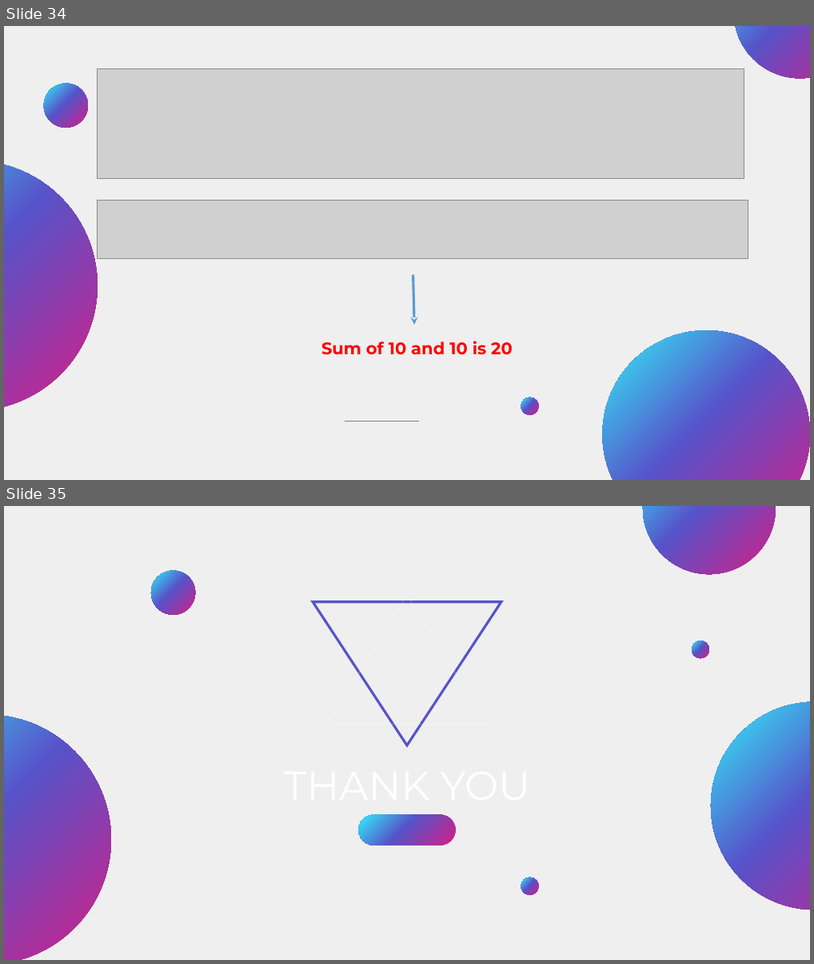
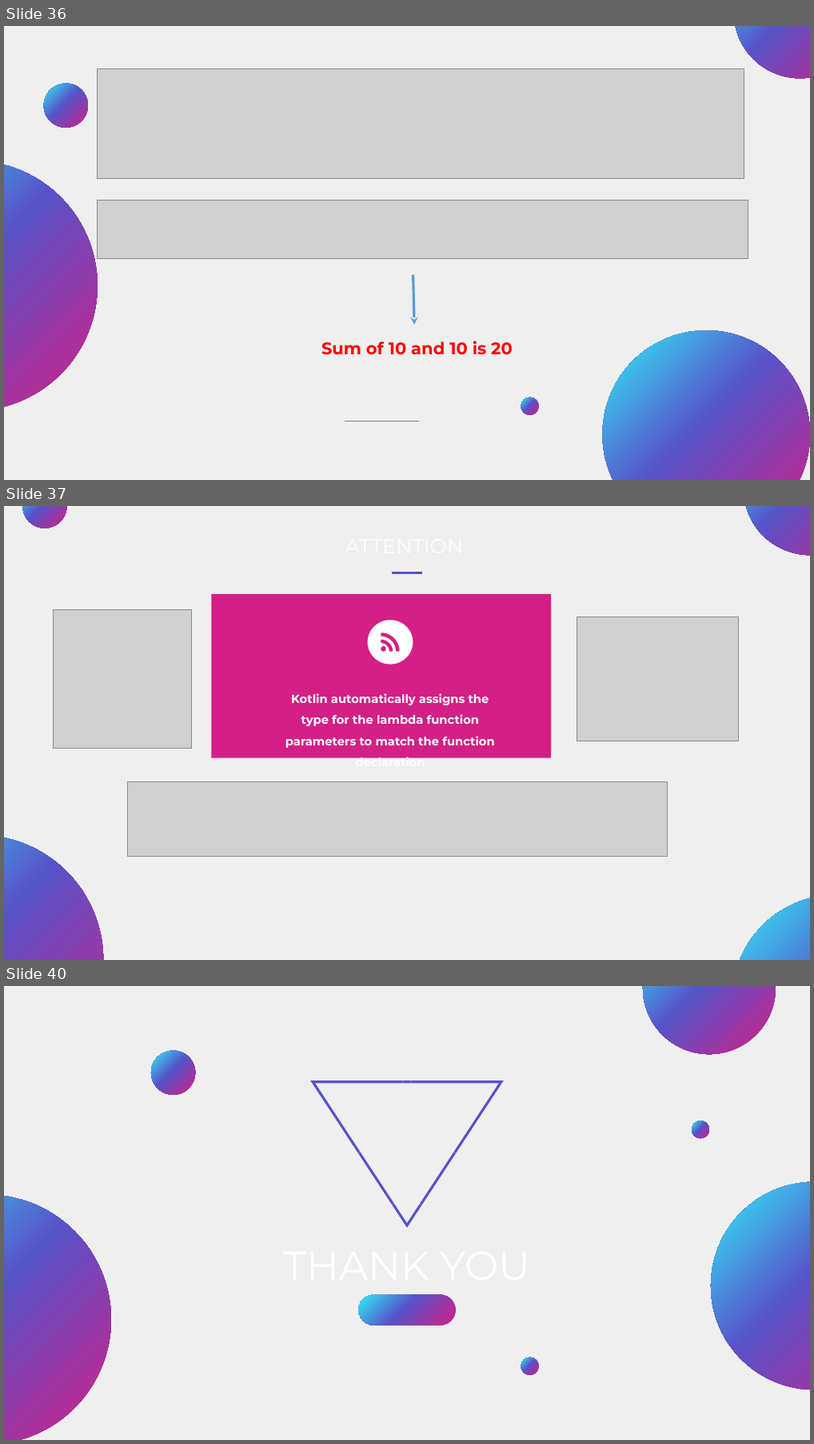
Before and after one commit to kehaimat/PresentKotlin, a slide deck: Slide.pptx. Shown one above the other, each under a label of ours: slides 34 and 35 before the commit, slides 36, 37 and 40 after it; the slides between them are not shown. The pictures are 814x964 and 814x1444 pixels, drawn with LibreOffice and Linux fonts; fonts in the diff are those of the drawing; grey boxes stand for pictures; background and template pictures are left out; a plain dark background stands for a picture behind light text. Boxes give left, top, right and bottom in pixels: in the first picture for what was removed or moved away, otherwise in the second. Text is boxed around its words. In the diff, an @@ line names an element or a change of style, - is before the commit and + after.

Commit message:
Chinh lai slide ve lambda

```diff
--- a/Slide.pptx
+++ b/Slide.pptx
@@ slide 37 added at [4, 506, 810, 960], background picture (left out); not listed: 1 template element that a slide beside it also shows @@
@@ ellipse added at [22, 506, 67, 528], fill gradient #31F0FA to #5753C9 to #D41F86 @@
@@ ellipse added at [745, 506, 810, 555], fill gradient #31F0FA to #5753C9 to #D41F86 @@
@@ text added at [281, 530, 534, 560], 24 pt, text #FFFFFF @@
+ATTENTION
@@ line added from (392, 572) to (422, 572), #5753C9 2.25 pt @@
@@ rectangle added at [211, 594, 551, 758], fill #D41F86 @@
@@ picture added at [53, 609, 191, 748] @@
@@ ellipse added at [367, 620, 413, 664], fill #FFFFFF @@
@@ picture added at [577, 617, 739, 740] @@
@@ freeform shape added at [381, 632, 400, 651], fill #D41F86 @@
@@ text added at [286, 693, 495, 758], 14 pt, text #FFFFFF, bold @@
+Kotlin automatically assigns the type for the lambda function parameters to match the function declaration
@@ picture added at [127, 781, 668, 856] @@
@@ ellipse added at [4, 835, 103, 960], fill gradient #31F0FA to #5753C9 to #D41F86 @@
@@ ellipse added at [733, 894, 810, 960], fill gradient #31F0FA to #5753C9 to #D41F86 @@
@@ what was slide 34 is now slide 36 @@
@@ what was slide 35 is now slide 40 @@
```
Also in this commit, not shown: 4 slides changed, 4 other slides added, 3 slides removed.
